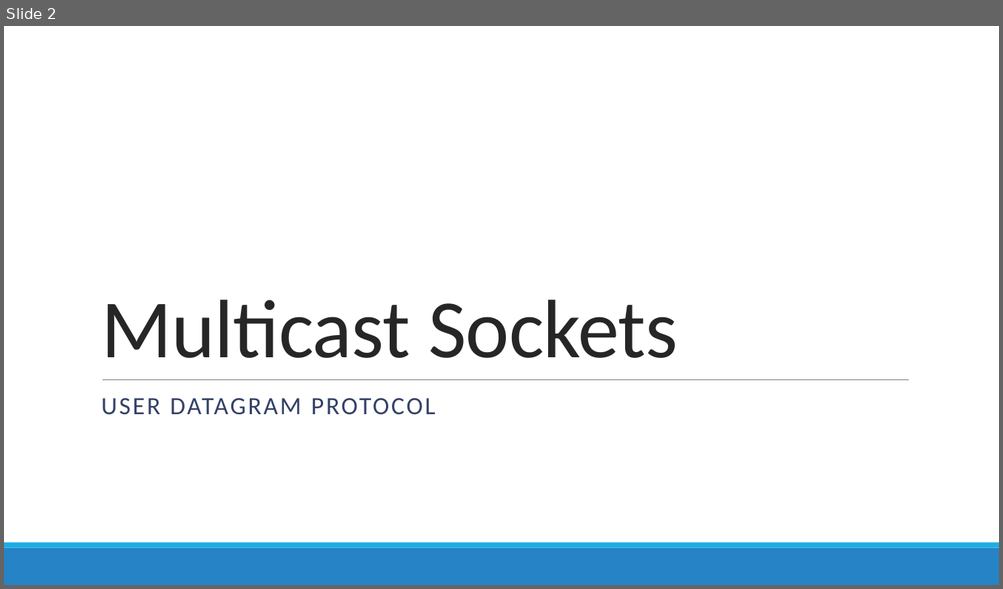
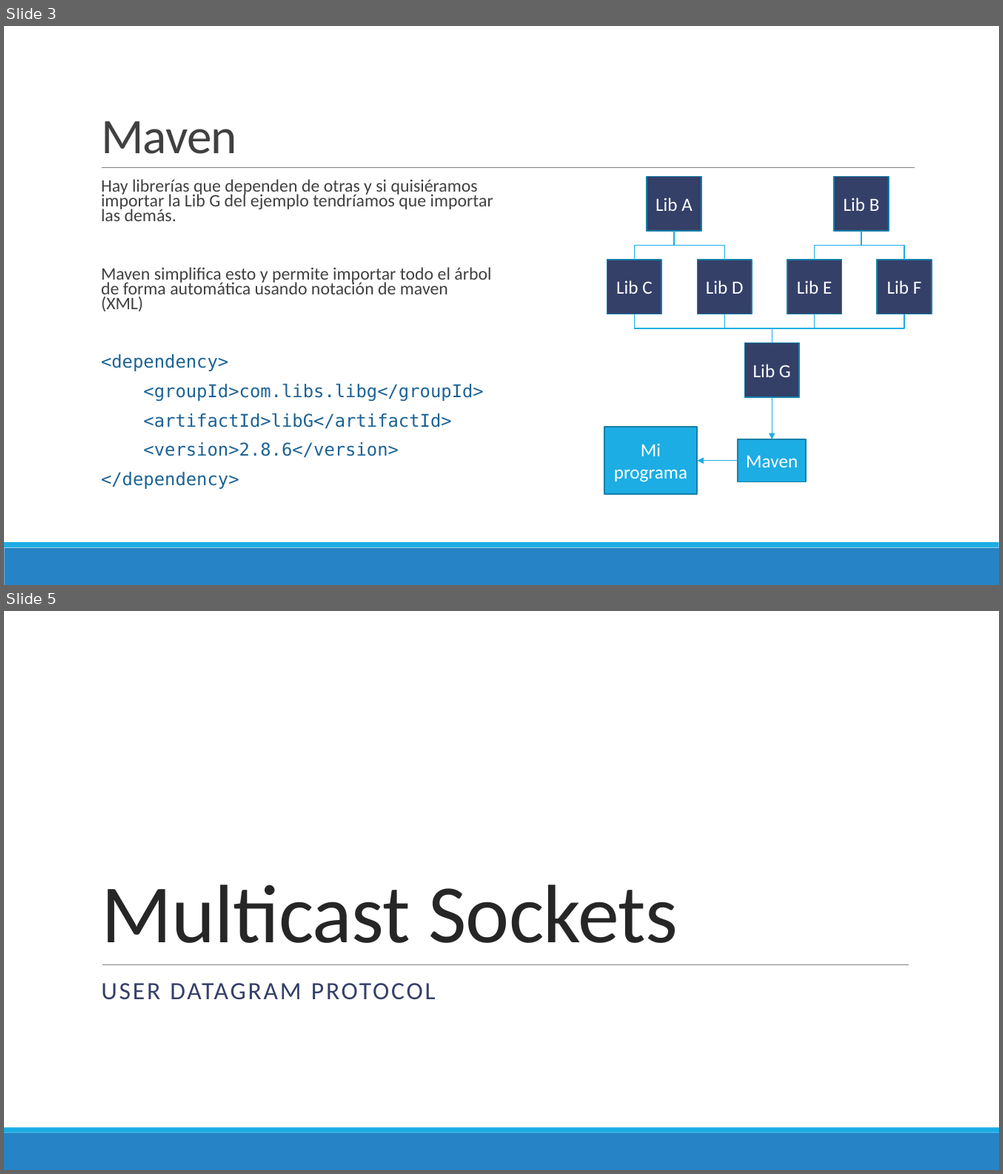
Before and after one commit to Domiciano/PrograRed201, a slide deck: Semana 9/Presentación.pptx. Shown one above the other, each under a label of ours: slide 2 before the commit, slides 3 and 5 after it; the slides between them are not shown. The pictures are 1003x589 and 1003x1174 pixels, drawn with LibreOffice and Linux fonts; fonts in the diff are those of the drawing. Boxes give left, top, right and bottom in pixels: in the first picture for what was removed or moved away, otherwise in the second. Text is boxed around its words. In the diff, an @@ line names an element or a change of style, - is before the commit and + after.

```diff
--- a/Semana 9/Presentación.pptx
+++ b/Semana 9/Presentación.pptx
@@ slide 3 added at box(4, 26, 999, 585), background #FFFFFF; not listed: 2 template elements that a slide beside it also shows @@
@@ title added at box(101, 121, 237, 154), 48 pt, text #404040 @@
+Maven
@@ text added at box(101, 179, 493, 489), 17 pt, text #404040 @@
+  Hay librerías que dependen de otras y si quisiéramos importar la Lib G del ejemplo tendríamos que importar las demás.
+  Maven simplifica esto y permite importar todo el árbol de forma automática usando notación de maven (XML)
+  <dependency>
+  <groupId>com.libs.libg</groupId>
+  <artifactId>libG</artifactId>
+  <version>2.8.6</version>
+  </dependency>
@@ line added from (102, 168) to (915, 168), #808080 0.5 pt @@
@@ rectangle added at box(646, 177, 701, 231), fill #344068, outline #1580A9 1.25 pt, 18 pt, text #FFFFFF @@
+Lib A
@@ rectangle added at box(834, 177, 888, 231), fill #344068, outline #1580A9 1.25 pt, 18 pt, text #FFFFFF @@
+Lib B
@@ elbow line added from (674, 231) to (634, 260), #1CADE4 1 pt @@
@@ elbow line added from (674, 231) to (725, 260), #1CADE4 1 pt @@
@@ elbow line added from (861, 231) to (814, 260), #1CADE4 1 pt @@
@@ elbow line added from (861, 231) to (904, 260), #1CADE4 1 pt @@
@@ rectangle added at box(607, 260, 661, 314), fill #344068, outline #1580A9 1.25 pt, 18 pt, text #FFFFFF @@
+Lib C
@@ rectangle added at box(697, 260, 751, 314), fill #344068, outline #1580A9 1.25 pt, 18 pt, text #FFFFFF @@
+Lib D
@@ rectangle added at box(787, 260, 841, 314), fill #344068, outline #1580A9 1.25 pt, 18 pt, text #FFFFFF @@
+Lib E
@@ rectangle added at box(877, 260, 931, 314), fill #344068, outline #1580A9 1.25 pt, 18 pt, text #FFFFFF @@
+Lib F
@@ elbow line added from (634, 315) to (771, 343), #1CADE4 1 pt @@
@@ elbow line added from (725, 315) to (771, 343), #1CADE4 1 pt @@
@@ elbow line added from (814, 315) to (771, 343), #1CADE4 1 pt @@
@@ elbow line added from (904, 315) to (771, 343), #1CADE4 1 pt @@
@@ rectangle added at box(744, 343, 799, 397), fill #344068, outline #1580A9 1.25 pt, 18 pt, text #FFFFFF @@
+Lib G
@@ arrow added from (771, 397) to (771, 440), #1CADE4 1 pt @@
@@ rectangle added at box(604, 427, 697, 494), fill #1CADE4, outline #1580A9 1.25 pt, 18 pt, text #FFFFFF @@
+Mi programa
@@ rectangle added at box(737, 440, 805, 483), fill #1CADE4, outline #1580A9 1.25 pt, 18 pt, text #FFFFFF @@
+Maven
@@ arrow added from (737, 461) to (697, 461), #1CADE4 1 pt @@
@@ what was slide 2 is now slide 5 @@
```
Also in this commit, not shown: 6 slides changed, 4 other slides added, 8 slides removed.
